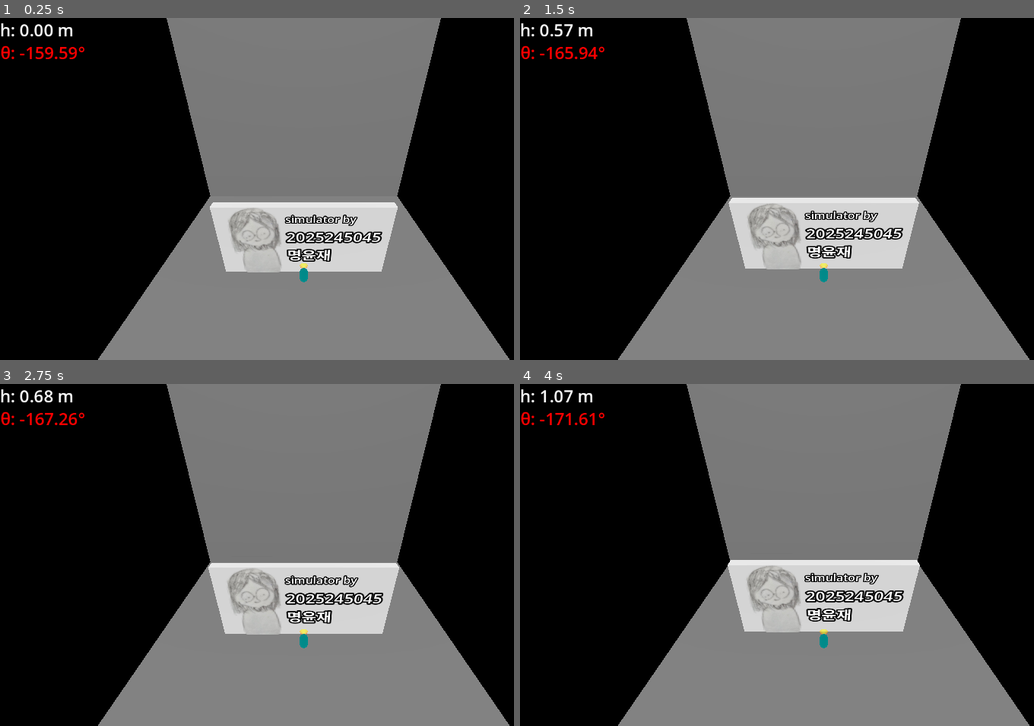
Above: before the commit, frames 1-4 (two rows, left to right).
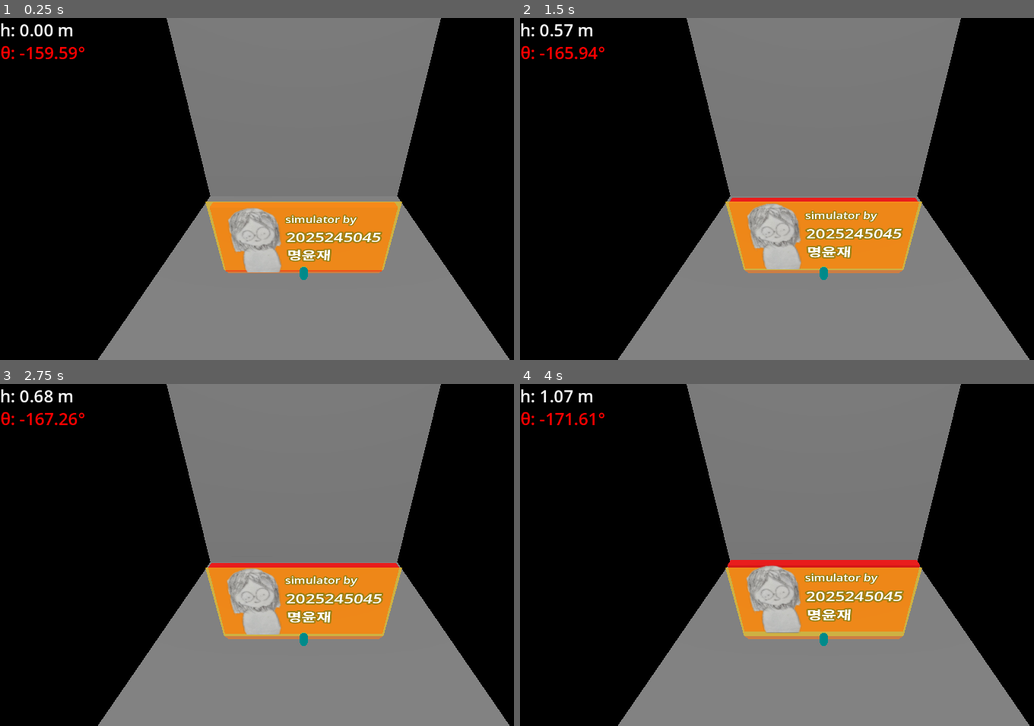
Above: after the commit, the same moments.

Repository: Resistance-R/Calculus-Simulator
Game: Godot game, scene res://Scenes/main.tscn
Same seed, same stepped clock (60 frames per second), same inputs: the game is played once before the commit and once after it.
Inputs:
- Up to frame 1 (0.25 s): no input
- Up to frame 2 (1.5 s): tap Enter at 0.5 s; hold Up (ui_up) 0.53-1.28 s; hold Down (ui_down) from 1.28 s (still down)
- Up to frame 3 (2.75 s): release Down (ui_down) at 2.03 s; hold Up (ui_up) from 2.03 s (still down)
- Up to frame 4 (4 s): release Up (ui_up) at 3.53 s; hold Down (ui_down) from 3.53 s (still down)

The runs differ from the first frame. In frame 1, 5.5% of the frame differs, in the area x 39-79%, y 53-78%; in frame 2, 5.8%; in frame 3, 5.9%; in frame 4, 6.2%, in the area x 39-79%, y 51-78%.

Commit message:
시뮬레이터 제작 완료

Diff:
--- /dev/null
+++ b/Assets/red.tres
@@ -0,0 +1,4 @@
+[gd_resource type="StandardMaterial3D" format=3 uid="uid://b558x84bg5icb"]
+
+[resource]
+albedo_color = Color(1, 0, 0, 1)
--- /dev/null
+++ b/Assets/white.tres
@@ -0,0 +1,3 @@
+[gd_resource type="StandardMaterial3D" format=3 uid="uid://bfep4xh8x3sho"]
+
+[resource]
--- a/Scenes/billboard.tscn
+++ b/Scenes/billboard.tscn
@@ -1,7 +1,8 @@
-[gd_scene load_steps=5 format=3 uid="uid://oq3svgtrsty8"]
+[gd_scene load_steps=6 format=3 uid="uid://oq3svgtrsty8"]
 
 [ext_resource type="Script" uid="uid://b8ai4ymcg5ll6" path="res://Scripts/billboard.gd" id="1_br66b"]
 [ext_resource type="Texture2D" uid="uid://yxjuro1gk4i6" path="res://Assets/my_portrait.png" id="1_dwpb4"]
+[ext_resource type="Script" uid="uid://iy3p10iqucsc" path="res://Scripts/board.gd" id="2_q1ro4"]
 
 [sub_resource type="StandardMaterial3D" id="StandardMaterial3D_br66b"]
 
@@ -16,6 +17,7 @@
 [node name="board" type="MeshInstance3D" parent="."]
 transform = Transform3D(1, 0, 0, 0, 1, 0, 0, 0, 1, 0, 5, 0)
 mesh = SubResource("BoxMesh_q1ro4")
+script = ExtResource("2_q1ro4")
 
 [node name="photo" type="Sprite3D" parent="board"]
 transform = Transform3D(2, 0, 0, 0, 2, 0, 0, 0, 2, -5.55388, 0.7, 0.6)
--- a/Scenes/main.tscn
+++ b/Scenes/main.tscn
@@ -11,7 +11,7 @@
 [node name="stage" parent="." instance=ExtResource("1_jjgbg")]
 
 [node name="man" parent="." instance=ExtResource("2_bo1nx")]
-transform = Transform3D(-4.37114e-08, 0, -1, 0, 1, 0, 1, 0, -4.37114e-08, 0, 1.8, -1.3)
+transform = Transform3D(-4.37114e-08, 0, -1, 0, 1, 0, 1, 0, -4.37114e-08, 0, 1.8, -1)
 
 [node name="billboard" parent="." instance=ExtResource("3_8gbba")]
 transform = Transform3D(-1, 0, -8.74228e-08, 0, 1, 0, 8.74228e-08, 0, -1, 0, 1.5, 0)
--- a/Scenes/man.tscn
+++ b/Scenes/man.tscn
@@ -13,10 +13,9 @@
 render_priority = 0
 shader = ExtResource("1_l6lx3")
 
-[sub_resource type="CylinderMesh" id="CylinderMesh_q5hwx"]
+[sub_resource type="PrismMesh" id="PrismMesh_pfq2x"]
 material = SubResource("ShaderMaterial_q5hwx")
-top_radius = 0.0
-height = 0.5
+size = Vector3(1, 2.5, 1)
 
 [node name="man" type="Node3D"]
 script = ExtResource("1_q5hwx")
@@ -25,6 +24,6 @@
 mesh = SubResource("CapsuleMesh_l6lx3")
 
 [node name="sight" type="MeshInstance3D" parent="."]
-transform = Transform3D(-4.37114e-08, -1, 0, 1, -4.37114e-08, 0, 0, 0, 1, 0.5, 0.8, 0)
+transform = Transform3D(0.258819, -0.965925, 8.74228e-08, -0.965925, -0.258819, 0, 2.26267e-08, -8.44439e-08, -1, 1.3, 0.8, 0)
 visibility_range_fade_mode = 1
-mesh = SubResource("CylinderMesh_q5hwx")
+mesh = SubResource("PrismMesh_pfq2x")
--- /dev/null
+++ b/Scripts/board.gd
@@ -0,0 +1,21 @@
+extends MeshInstance3D
+
+"""
+광고판 색깔 바꾸기
+"""
+
+# main 노드 정의
+@onready var MAIN_NODE = get_node("/root/main") as Node3D;
+
+#material 정의
+const mat_white = preload("res://Assets/white.tres");
+const mat_red = preload("res://Assets/red.tres");
+
+func _ready() -> void:
+	set_surface_override_material(0, mat_white); # 일단 흰색으로 초기화
+
+func _process(delta: float) -> void:
+	if MAIN_NODE.is_max_fov: # is_max_fov == true 일 때,
+		set_surface_override_material(0, mat_white); # 광고판을 흰색으로
+	else: # 아니면
+		set_surface_override_material(0, mat_red); # 광고판을 빨간색으로
--- a/Scripts/main.gd
+++ b/Scripts/main.gd
@@ -1,4 +1,7 @@
 extends Node3D
+
+# 최대 시야각 검사를 위한 전역변수 선언
+@export var is_max_fov = false; # false로 초기화
 
 # 물체 정의
 @onready var BILLBOARD = $billboard;
@@ -38,8 +41,10 @@
 		pass
 
 	if abs(fov - max_fov) <= FOV_TOLERANCE: # 시야각이 충분히 최댓값과 가까운가
+		is_max_fov = true;
 		THETA_LABEL.modulate = Color.WHITE;
 	else:
+		is_max_fov = false;
 		THETA_LABEL.modulate = Color.RED;
 
 func theta(h, a=A, b=B) -> float:
--- a/Scripts/man.gd
+++ b/Scripts/man.gd
@@ -3,5 +3,12 @@
 #요소 정의
 @onready var SIGHT = $sight;
 
+# 광고판 정의
+@onready var BOARD = get_node("/root/main/billboard/board")
+
 func get_b() -> float:
 	return round(SIGHT.position.y * 100.0) / 100.0 # 소수점 둘 째 자리 반올림
+
+func _ready() -> void:
+	SIGHT.mesh.size.x = BOARD.mesh.size.y * 2
+	SIGHT.mesh.size.z = BOARD.mesh.size.x
Not shown, added: Scripts/board.gd.uid
